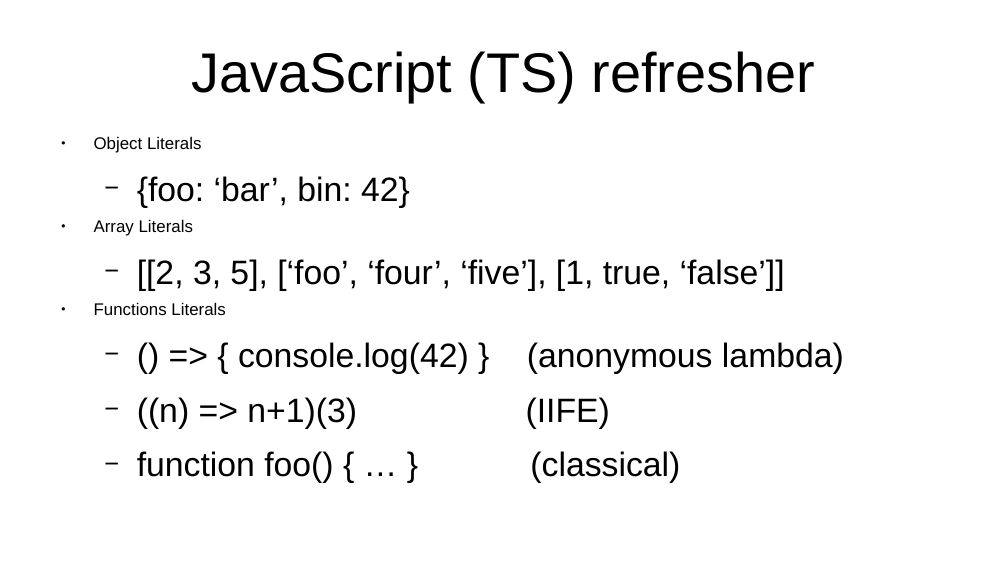
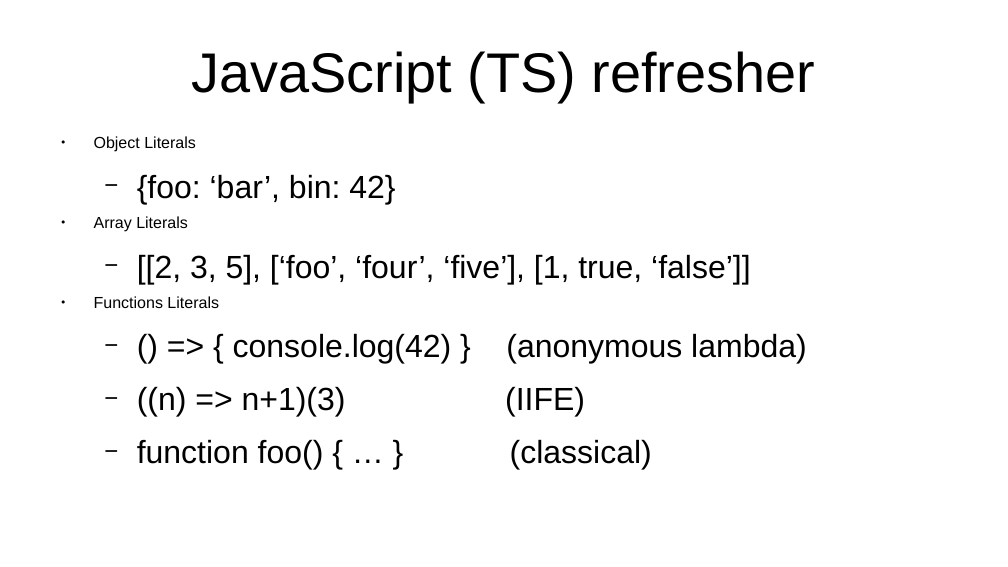
Before and after one commit to marcus-yeagle/react-tutorial, a slide deck: slide 7 of React 101.pptx (slide 6 before the commit). Drawn at 1008x567 pixels with LibreOffice and Linux fonts; fonts in the diff are those of the drawing. Boxes give left, top, right and bottom in pixels: in the first picture for what was removed or moved away, otherwise in the second. Text is boxed around its words. In the diff, an @@ line names an element or a change of style, - is before the commit and + after.

```diff
--- a/React 101.pptx
+++ b/React 101.pptx
@@ text "Object Literals" at [94,136,807,470]: size 13.3 to 12.6 pt in "Object Literals", "Array Literals", "Functions Literals"; size 26.6 to 25.2 pt in "{foo: ‘bar’, bin: 42}", "[[2, 3, 5], [‘foo’, ‘four’, ‘five’], [1, ...", "() => { console.log(42) } (anonymous lambda)", "((n) => n+1)(3) (IIFE)" and 1 more places @@
```
Also in this commit, not shown: 4 other slides changed, 1 slide added, 1 other file.
